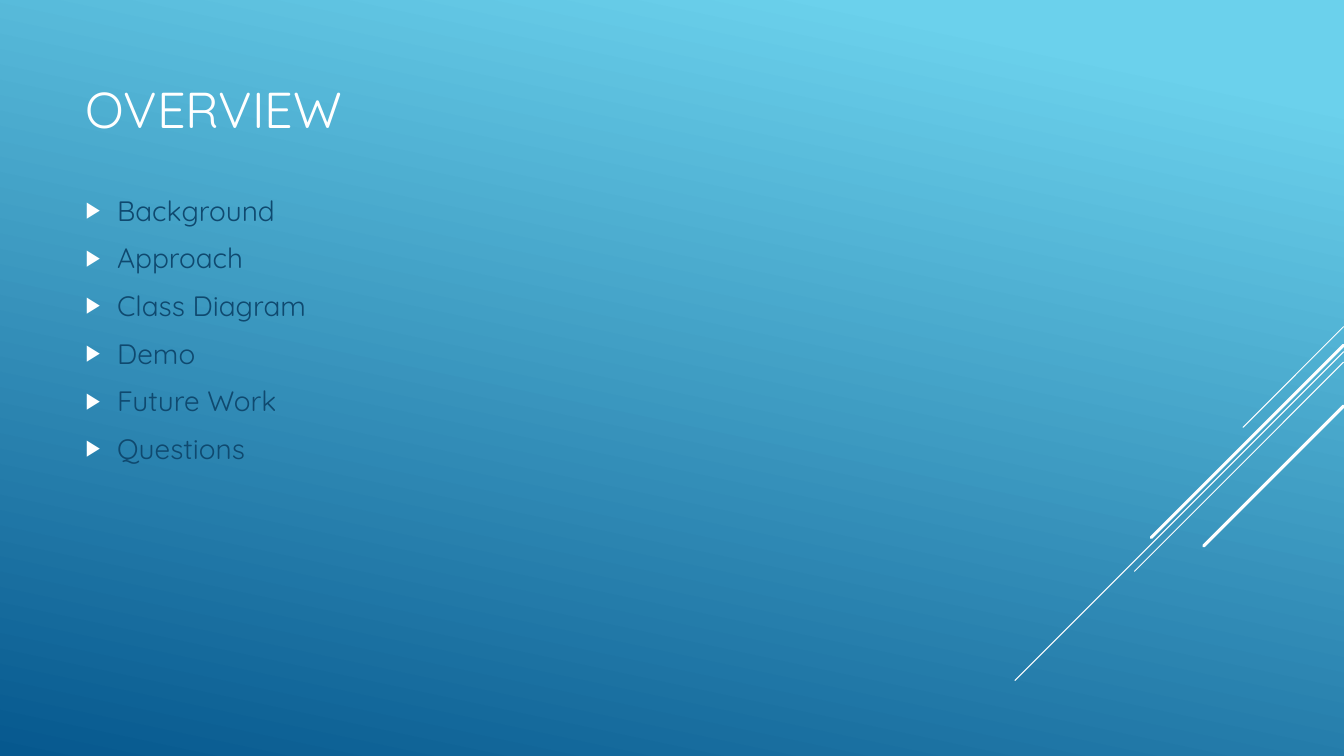
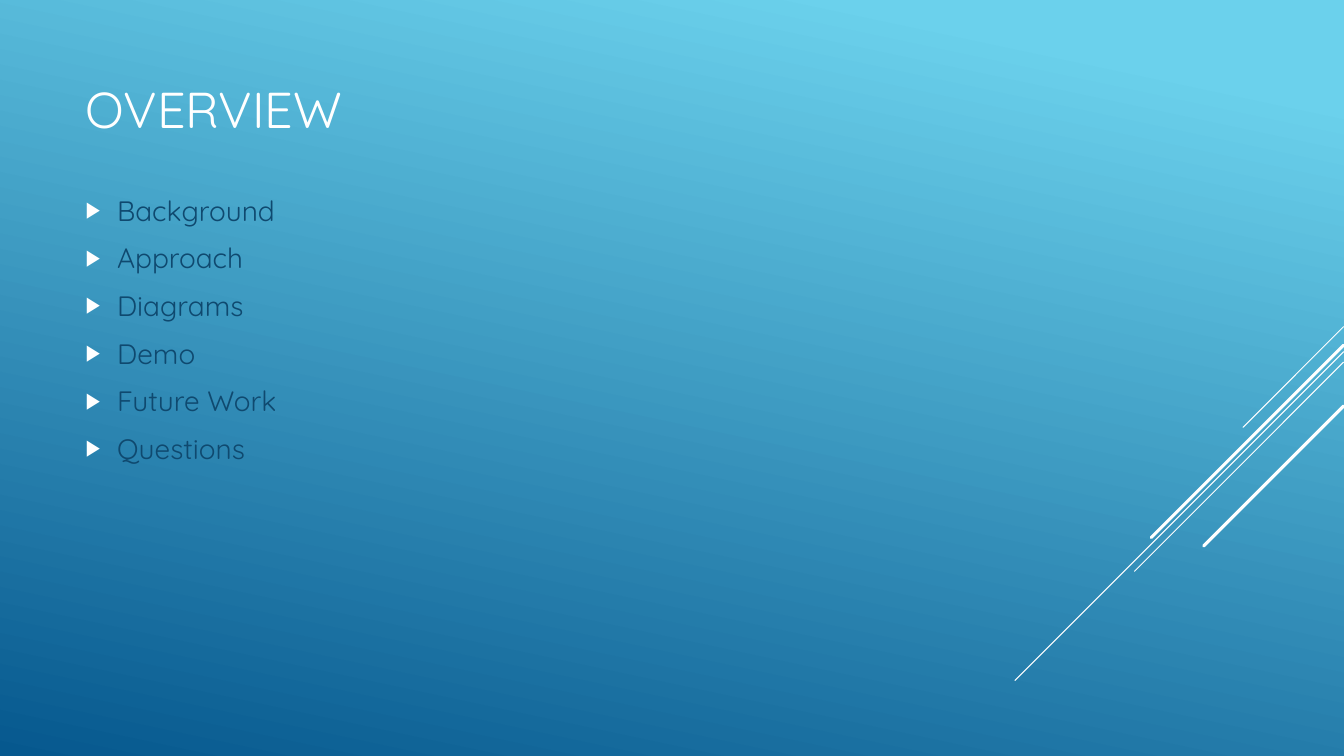
Before and after one commit to lucianfreeze/CSCI352-Project-Freeze-Whitson, a slide deck: slide 2 of 352 project presentation.pptx. Drawn at 1344x756 pixels with LibreOffice and Linux fonts; fonts in the diff are those of the drawing. Boxes give left, top, right and bottom in pixels: in the first picture for what was removed or moved away, otherwise in the second. Text is boxed around its words. In the diff, an @@ line names an element or a change of style, - is before the commit and + after.

```diff
--- a/352 project presentation.pptx
+++ b/352 project presentation.pptx
@@ text at box(117, 296, 243, 322): text changed @@
-▶ Class Diagram
+▶ Diagrams
```
Also in this commit, not shown: 3 other slides changed, 1 slide added, 1 slide removed.
